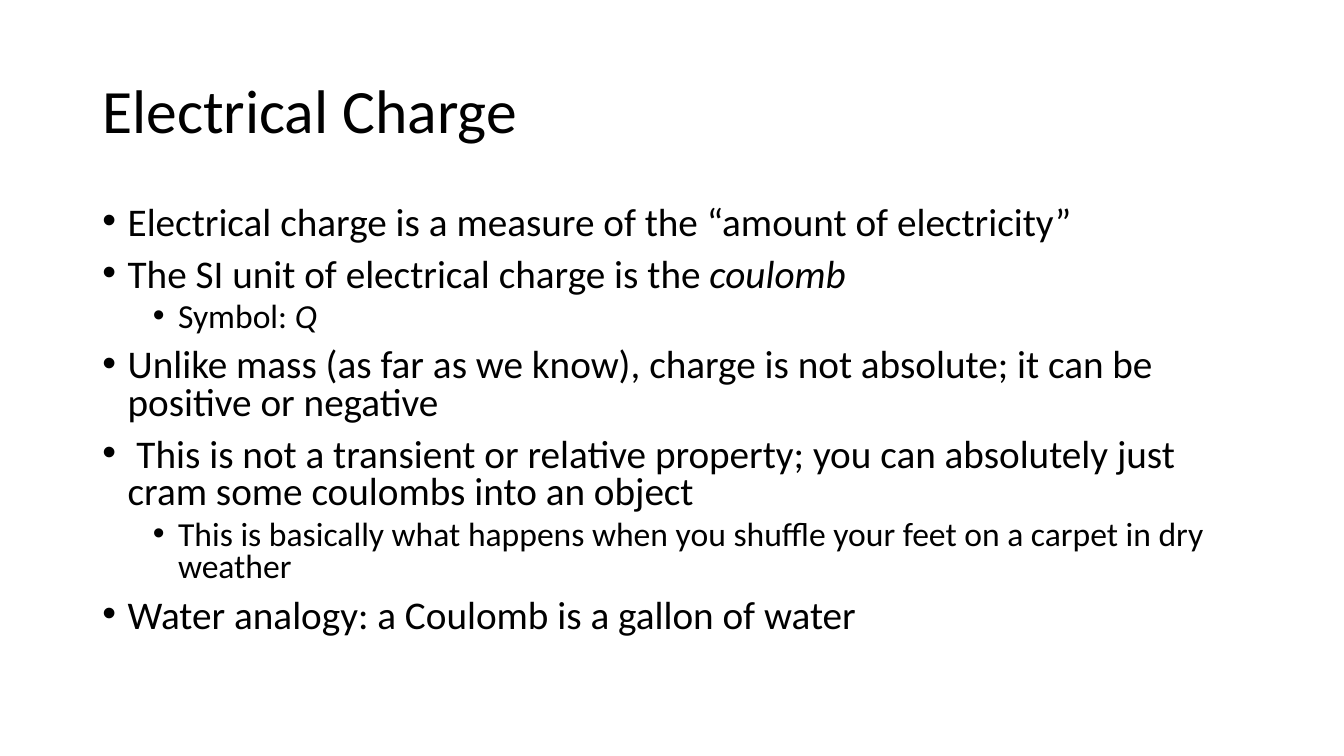
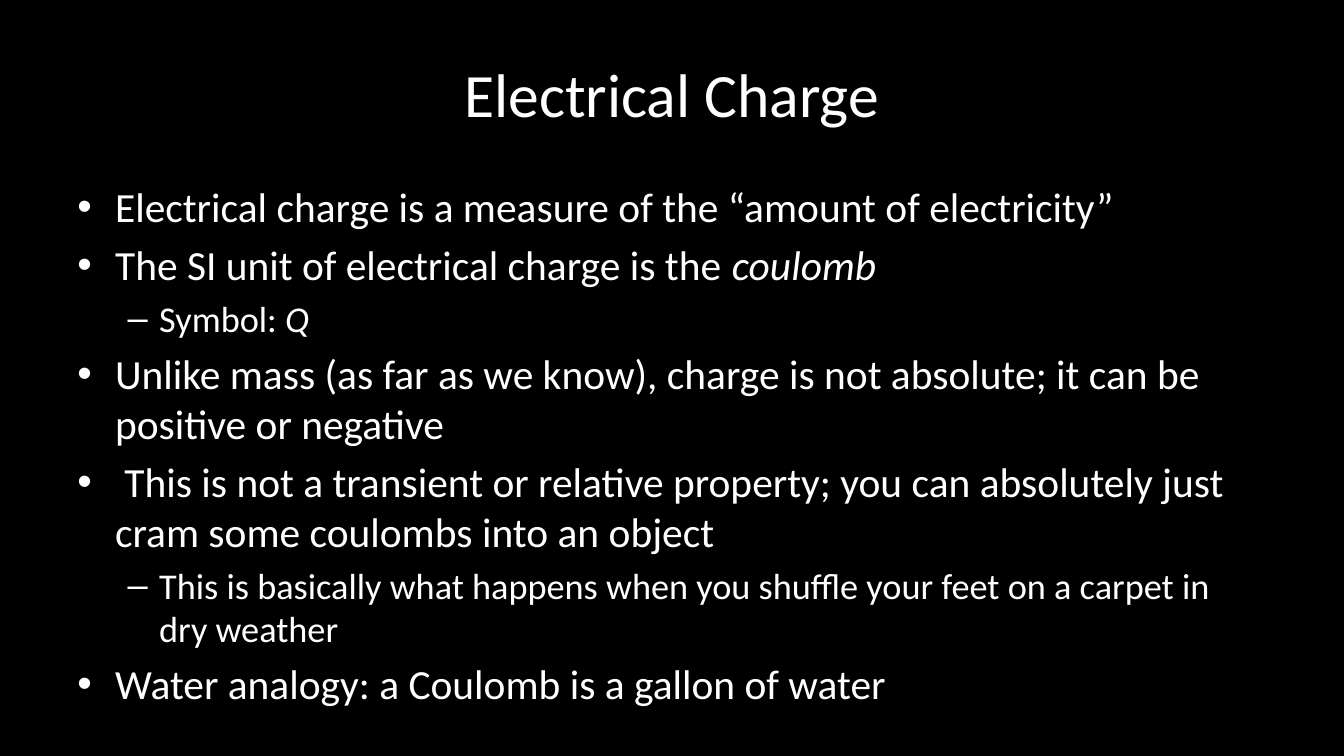
Before and after one commit to carlosgj/FRC-Training, a slide deck: slide 4 of Electronics 101.pptx. Drawn at 1344x756 pixels with LibreOffice and Linux fonts; fonts in the diff are those of the drawing; background and template pictures are left out. Boxes give left, top, right and bottom in pixels: in the first picture for what was removed or moved away, otherwise in the second. Text is boxed around its words. In the diff, an @@ line names an element or a change of style, - is before the commit and + after.

```diff
--- a/Electronics 101.pptx
+++ b/Electronics 101.pptx
@@ background #FFFFFF to #000000 @@
@@ title "Electrical Charge": place and size @@
-title "Electrical Charge" at bbox=[102, 90, 516, 144]
+title "Electrical Charge" at bbox=[464, 74, 878, 128]
@@ title "Electrical Charge" at bbox=[464, 74, 878, 128]: text colour #000000 to #FFFFFF; alignment left to centre; line spacing 0.9 to 1 @@
@@ text "Electrical charge is a measure ...": place and size @@
-text "Electrical charge is a measure ..." at bbox=[128, 208, 1204, 636]
+text "Electrical charge is a measure ..." at bbox=[115, 192, 1223, 706]
@@ text "Electrical charge is a measure ..." at bbox=[115, 192, 1223, 706]: size 28 to 29.6 pt in "Electrical charge is a measure of the ...", "The SI unit of electrical charge is ...", "Unlike mass (as far as we know), ...", "This is not a transient or relative ..." and 1 more places; text colour #000000 to #FFFFFF; size 24 to 25.9 pt in "Symbol: Q", "This is basically what happens when you ..."; indent changed; line spacing 0.8 to 1; less space between paragraphs; bullet • to – @@
```
Also in this commit, not shown: 18 other slides changed, 5 slides added, 1 other file.
